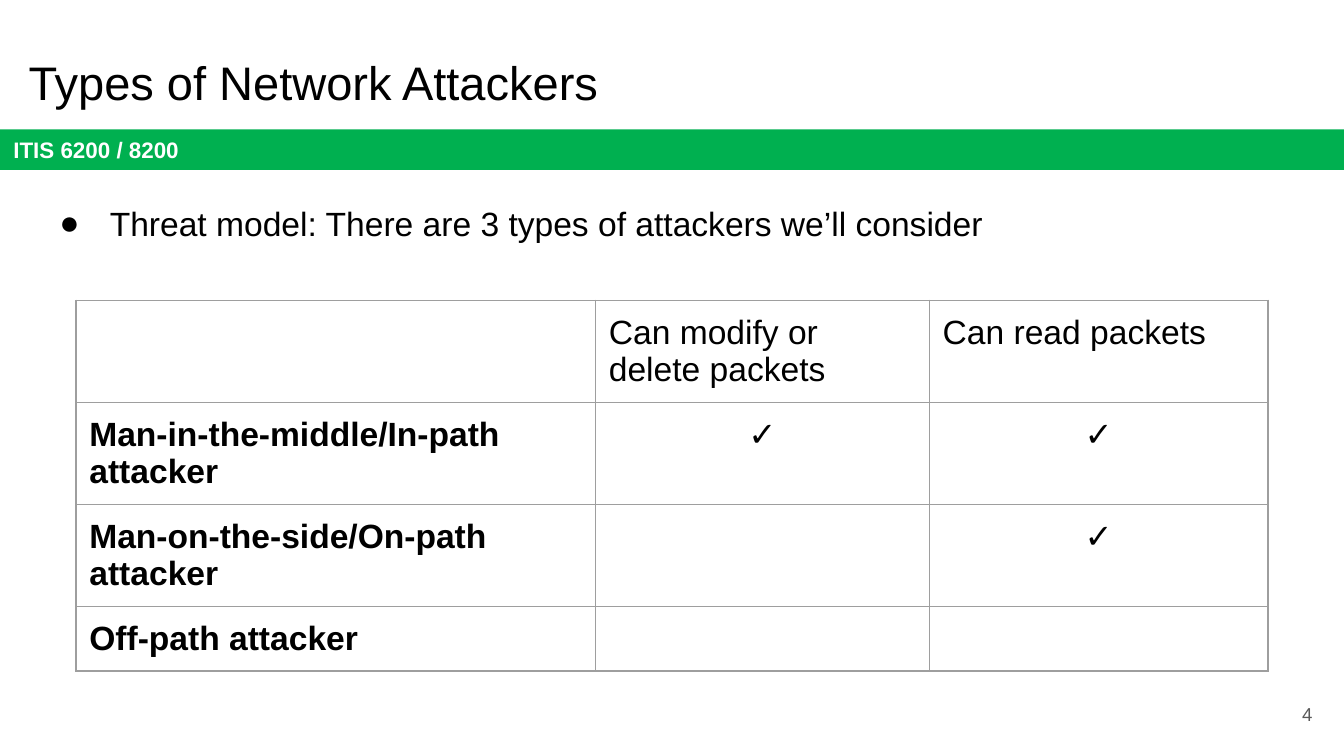
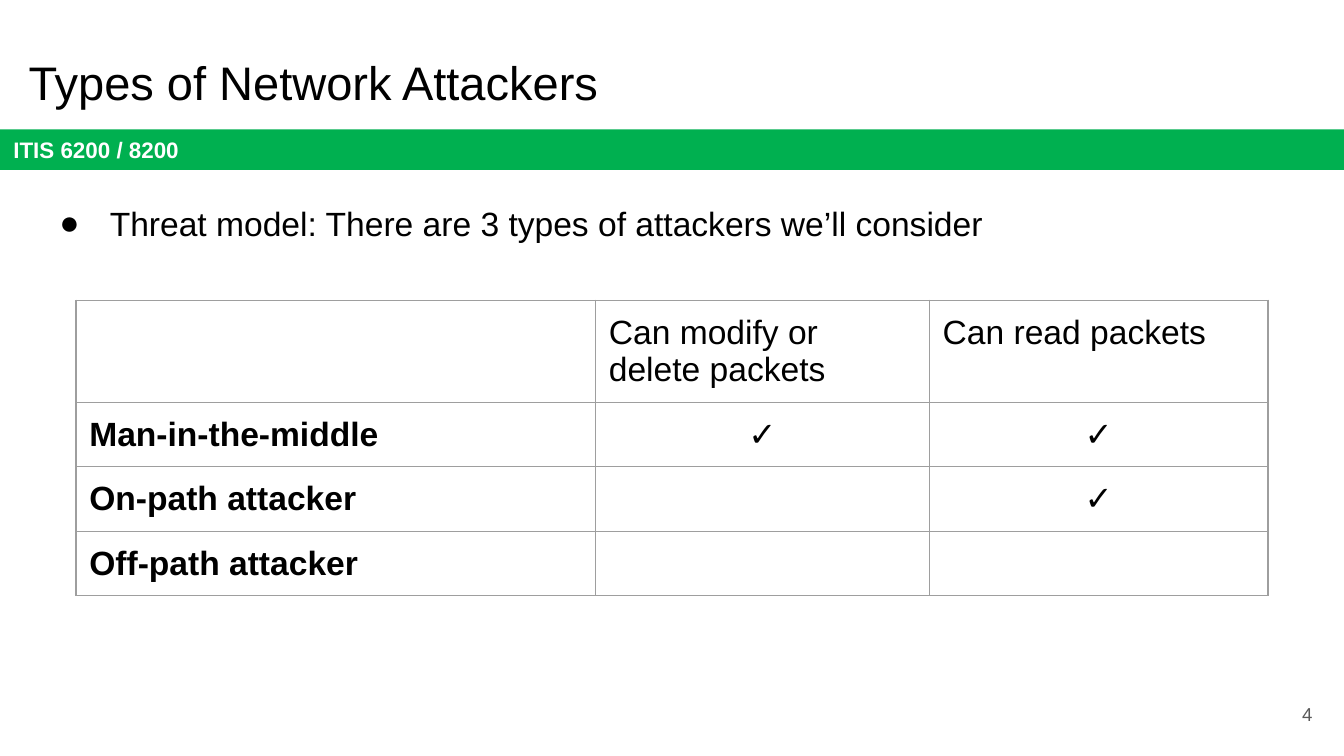
Before and after one commit to jx5c/github.io, a slide deck: slide 4 of teaching/ITIS6200/2023fa/lectures/lec15.ARP.pptx. Drawn at 1344x756 pixels with LibreOffice and Linux fonts; fonts in the diff are those of the drawing. Boxes give left, top, right and bottom in pixels: in the first picture for what was removed or moved away, otherwise in the second. Text is boxed around its words. In the diff, an @@ line names an element or a change of style, - is before the commit and + after.

```diff
--- a/teaching/ITIS6200/2023fa/lectures/lec15.ARP.pptx
+++ b/teaching/ITIS6200/2023fa/lectures/lec15.ARP.pptx
@@ table at (x1=77, y1=300, x2=1269, y2=609) @@
-row 2, column 1: Man-in-the-middle/In-path attacker
+row 2, column 1: Man-in-the-middle
-row 3, column 1: Man-on-the-side/On-path attacker
+row 3, column 1: On-path attacker
```
Also in this commit, not shown: 1 other slide changed, 2 slides added, 1 slide removed.
